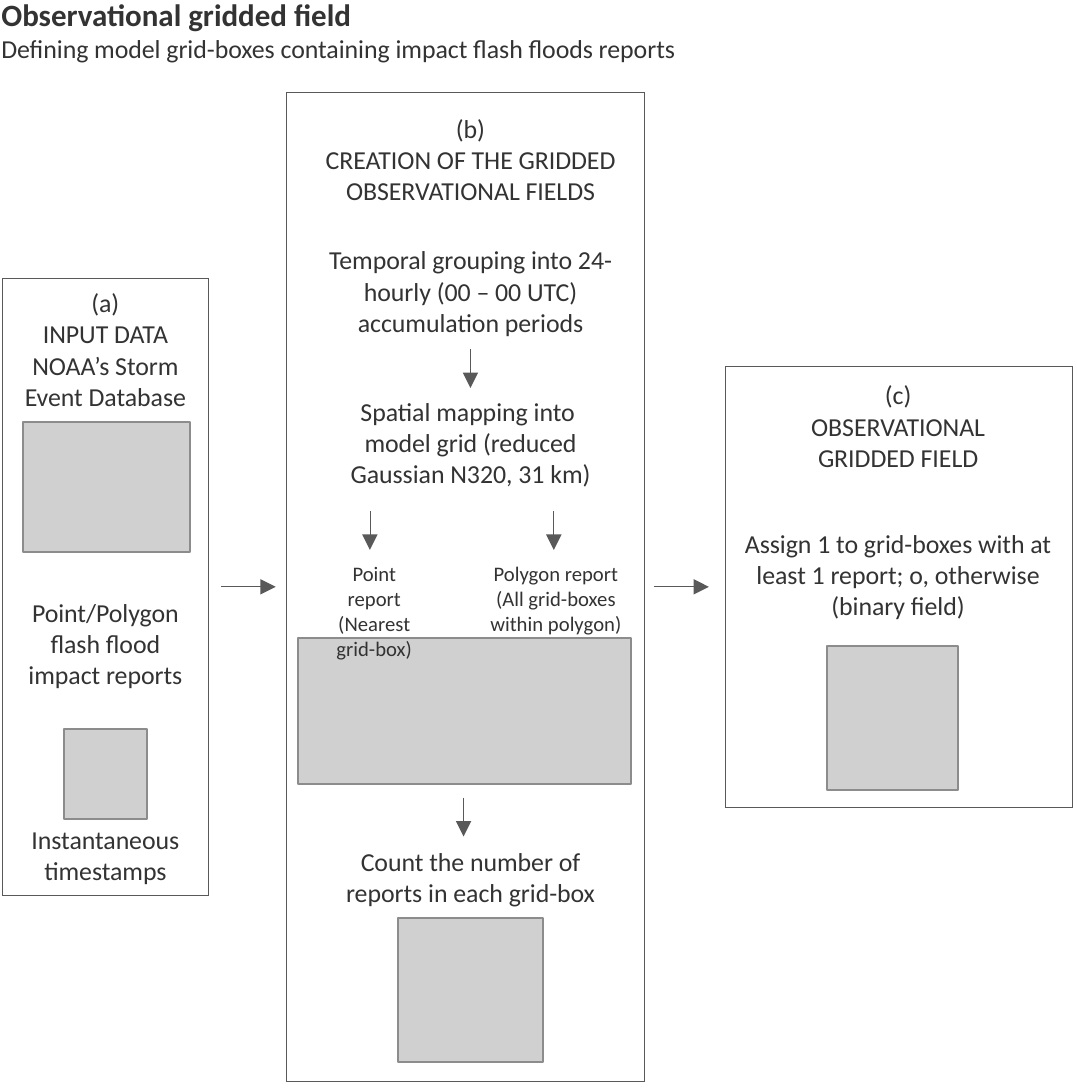
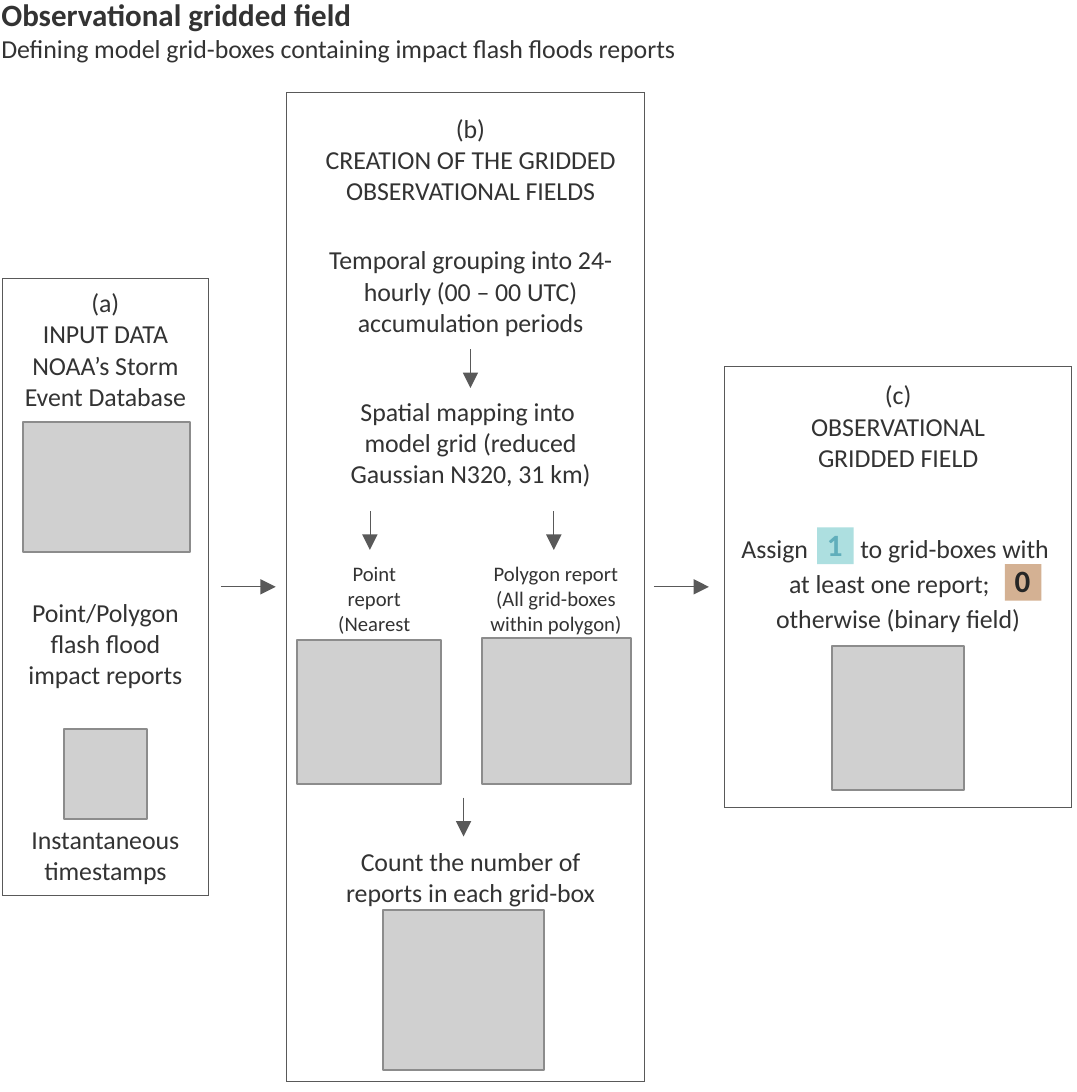
Before and after one commit to FatimaPillosu/thesis, a slide deck: slide 1 of chapter_05/figures/observationa_gridded_dataset.pptx. Drawn at 1077x1092 pixels with LibreOffice and Linux fonts; fonts in the diff are those of the drawing; grey boxes stand for pictures. Boxes give left, top, right and bottom in pixels: in the first picture for what was removed or moved away, otherwise in the second. Text is boxed around its words. In the diff, an @@ line names an element or a change of style, - is before the commit and + after.

```diff
--- a/chapter_05/figures/observationa_gridded_dataset.pptx
+++ b/chapter_05/figures/observationa_gridded_dataset.pptx
@@ text at (741, 540, 1048, 632): text changed @@
-Assign 1 to grid-boxes with at least 1 report; o, otherwise
-(binary field)
+Assign to grid-boxes with
+at least one report; otherwise (binary field)
@@ group added at (817, 526, 1042, 601): 2 rectangles, 2 texts @@
+1
+0
@@ picture added at (298, 640, 443, 785) @@
@@ picture: place and size @@
-picture at (298, 638, 631, 783)
+picture at (482, 638, 631, 783)
@@ picture: place and size @@
-picture at (826, 645, 958, 789)
+picture at (831, 645, 964, 789)
@@ picture: place and size @@
-picture at (398, 917, 543, 1060)
+picture at (383, 910, 543, 1070)
```
Also in this commit, not shown: 3 other files.
